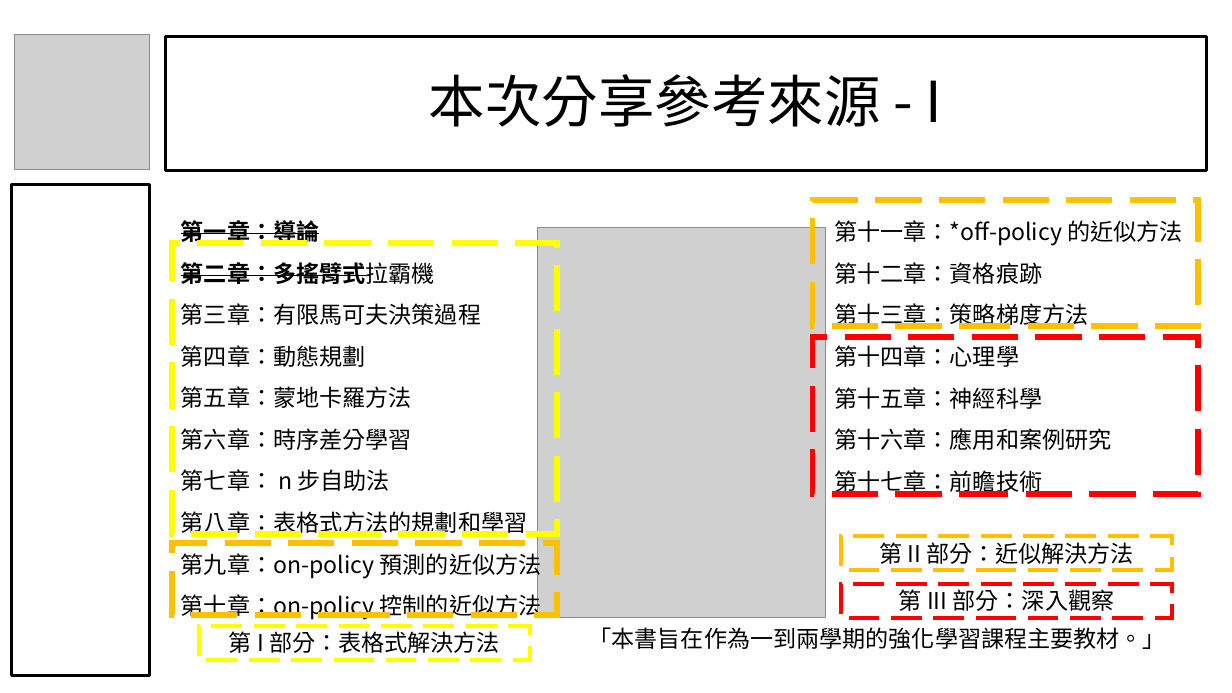
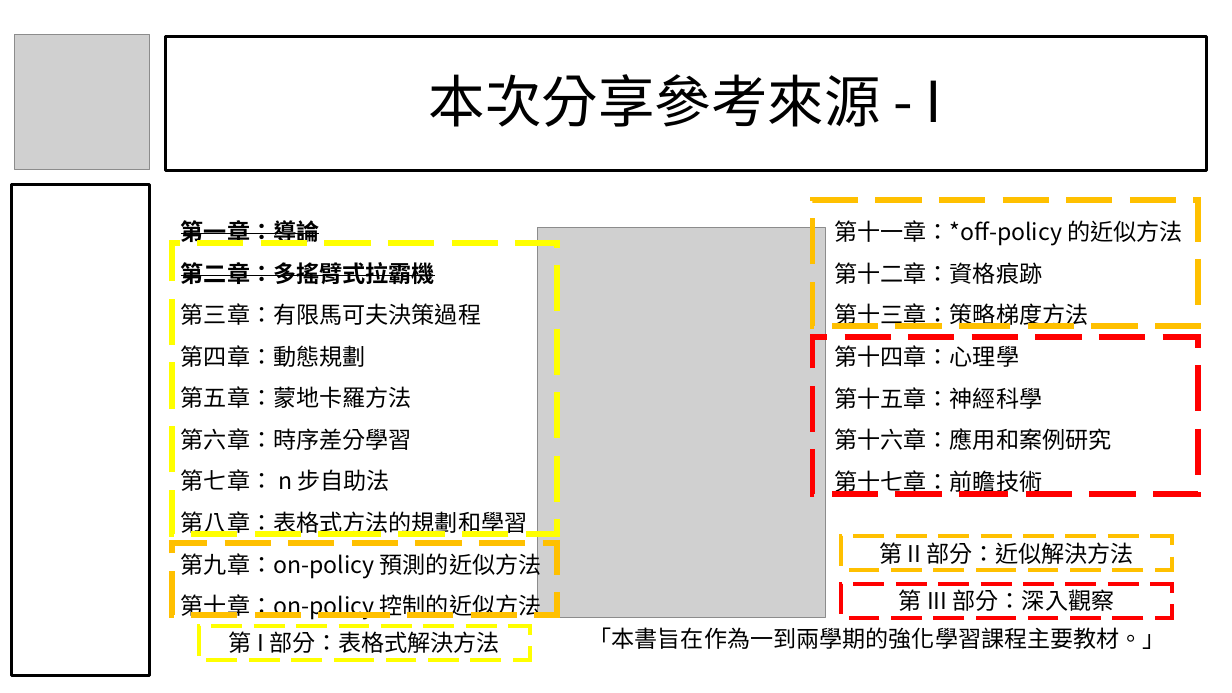
Before and after one commit to Ratherman/Reinforcement-Learning, a slide deck: slide 2 of Share/【AI . FREE Team】【讀書會】2022_07_16 Reinforcement Learning.pptx. Drawn at 1232x693 pixels with LibreOffice and Linux fonts; fonts in the diff are those of the drawing; grey boxes stand for pictures; background and template pictures are left out. Boxes give left, top, right and bottom in pixels: in the first picture for what was removed or moved away, otherwise in the second. Text is boxed around its words. In the diff, an @@ line names an element or a change of style, - is before the commit and + after.

Commit message:
CH2

```diff
--- a/Share/【AI . FREE Team】【讀書會】2022_07_16 Reinforcement Learning.pptx
+++ b/Share/【AI . FREE Team】【讀書會】2022_07_16 Reinforcement Learning.pptx
@@ text at bbox=[181, 262, 435, 284]: bold on, strikethrough on in "第二章：多搖臂式拉霸機" @@
```
Also in this commit, not shown: 4 slides added.
